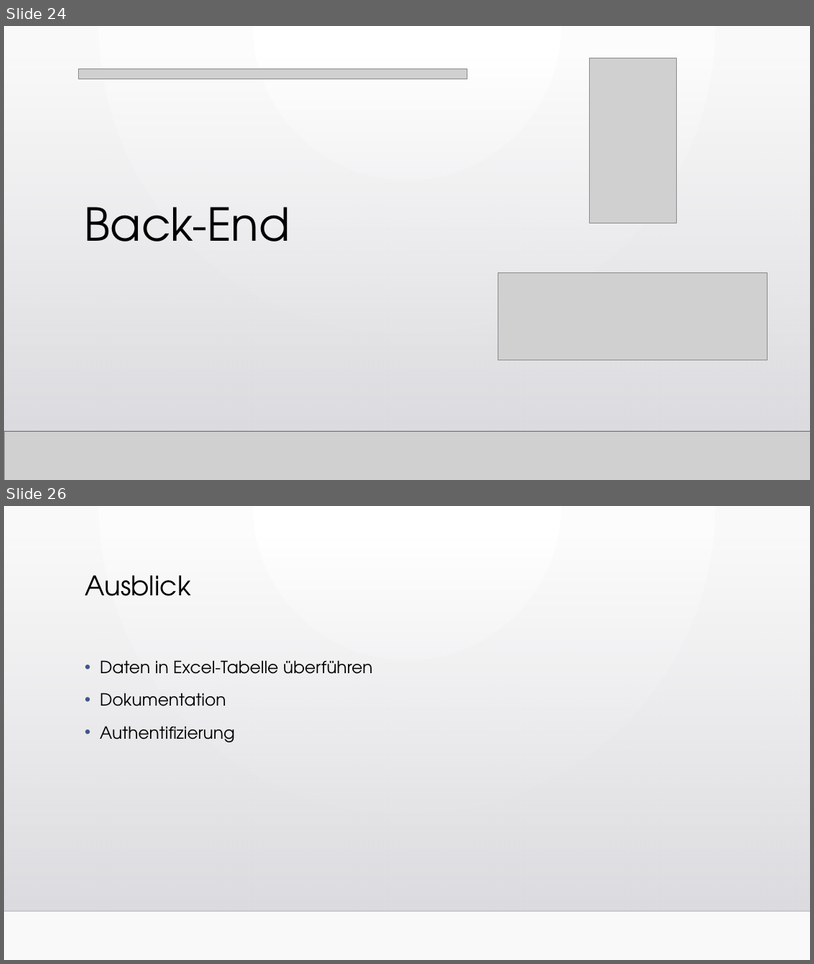
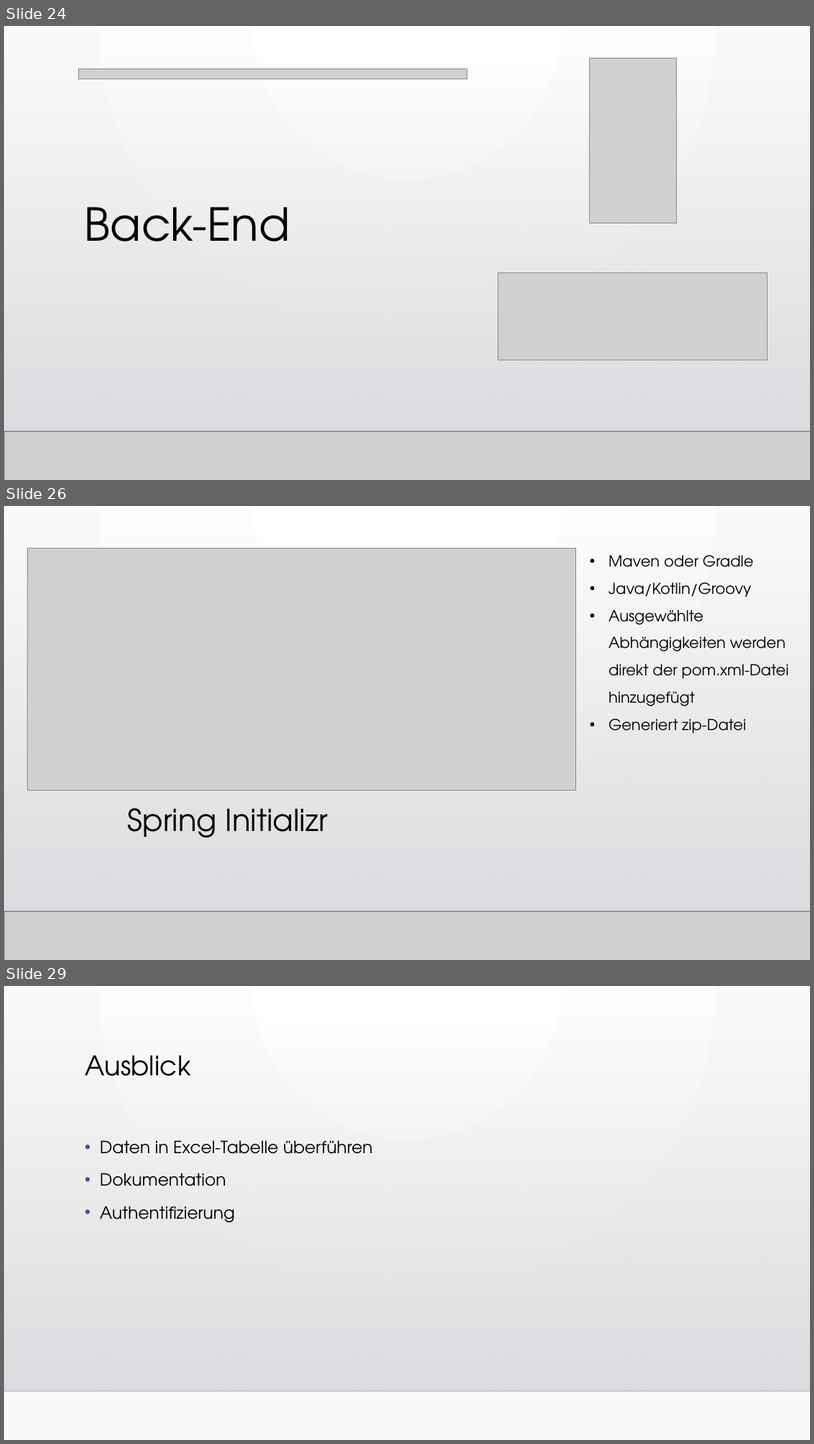
Before and after one commit to WebEngineering18/Pr-sentation, a slide deck: Fragebogen zum Status der Bauqualität.pptx. Shown one above the other, each under a label of ours: slides 24 and 26 before the commit, slides 24, 26 and 29 after it; the slides between them are not shown. The pictures are 814x964 and 814x1444 pixels, drawn with LibreOffice and Linux fonts; fonts in the diff are those of the drawing; grey boxes stand for pictures; background and template pictures are left out. Boxes give left, top, right and bottom in pixels: in the first picture for what was removed or moved away, otherwise in the second. Text is boxed around its words. In the diff, an @@ line names an element or a change of style, - is before the commit and + after.

Commit message:
Spring

```diff
--- a/Fragebogen zum Status der Bauqualität.pptx
+++ b/Fragebogen zum Status der Bauqualität.pptx
@@ slide 26 added at [4, 506, 810, 960], background gradient #FFFFFF to #FAFAFA; not listed: 2 template elements that a slide beside it also shows @@
@@ rectangle added at [4, 506, 810, 960], fill gradient #FFFFFF to #FAFAFA @@
@@ rectangle added at [4, 537, 810, 911], fill gradient #DCDCE0 to #DEDEE2 @@
@@ rectangle added at [4, 537, 810, 911], fill gradient #DCDCE0 to #DEDEE2 @@
@@ picture added at [27, 548, 576, 790] @@
@@ picture added at [78, 548, 714, 559] @@
@@ text added at [609, 555, 790, 733], 18 pt, text #000000 @@
+• Maven oder Gradle
+• Java/Kotlin/Groovy
+• Ausgewählte Abhängigkeiten werden direkt der pom.xml-Datei hinzugefügt
+• Generiert zip-Datei
@@ title added at [128, 808, 328, 837], 36 pt, text #000000 @@
+Spring Initializr
@@ line added from (4, 911) to (810, 911), #000001 1 pt @@
@@ picture added at [4, 911, 810, 960] @@
@@ line added from (4, 911) to (810, 911), #000001 1 pt @@
@@ what was slide 26 is now slide 29 @@
```
Also in this commit, not shown: 2 other slides added, 1 other file.
